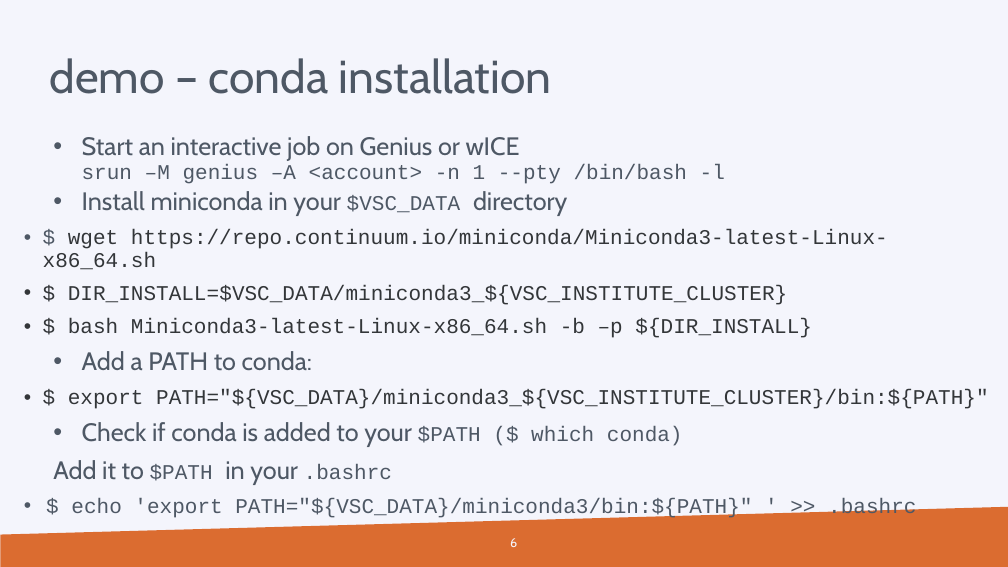
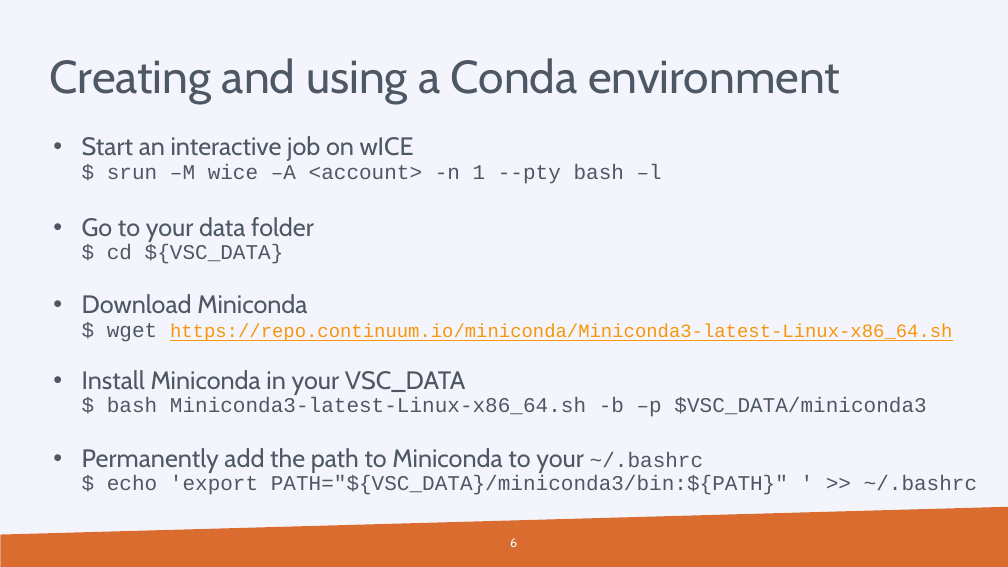
Before and after one commit to hpcleuven/HPC-intro, a slide deck: slide 6 of VSCintro-demo.pptx. Drawn at 1008x567 pixels with LibreOffice and Linux fonts; fonts in the diff are those of the drawing; background and template pictures are left out. Boxes give left, top, right and bottom in pixels: in the first picture for what was removed or moved away, otherwise in the second. Text is boxed around its words. In the diff, an @@ line names an element or a change of style, - is before the commit and + after.

Commit message:
General cleanup + Genius end-of-life
The main modifications include:

- Making it clear that Genius is nearing EOL
- Homogenized the Intro course and Demo session opening slides
- Fix the VSC training Code of Conduct link
- Removed Hopper from UA Tier-2, added Vaughan
- Added the Genius interactive partition for completeness
- Clarified that /tmp avoidance only applies to login nodes
- Updated the OS minor versions (8.10, removing Rocky 9 plans)
- Toolchain version updates (avoiding old ones like 2018a)
- Various Slurm option fixes ("-x11", job joining, bash -l, ...)
- Container info improvements
- Typos, spelling, capitalization
- VSC scratch node is ext4, not Lustre
- Inserted link to ManGO service catalog page
- Added that staging can be accessed on Globus via scratch endpoint
- Removed the need for an SSH key in case of NX and rsync
- Clarified that SSH key pair is only needed for non-KU Leuven clusters
- Remove mentions of SAS
- Removed "scratch/staging not being available in JupyterLab"
- Modified the VSC Acknowledgment slide, syncing to what's in VscDocs
- Various improvements in the compute credit part
- Various improvements in the software installation part
- Fixed the resources of the gpu_a100_debug partition
- Moved the atools slide to a more appropriate place
  and added the link to the recording

```diff
--- a/VSCintro-demo.pptx
+++ b/VSCintro-demo.pptx
@@ title at (50,58,840,104): text changed @@
-demo – conda installation
+Creating and using a Conda environment
@@ text at (82,136,978,495): text changed @@
-    • Start an interactive job on Genius or wICE
-      srun –M genius –A <account> -n 1 --pty /bin/bash -l
-    • Install miniconda in your $VSC_DATA directory
-• $ wget https://repo.continuum.io/miniconda/Miniconda3-latest-Linux-x86_64.sh
-• $ DIR_INSTALL=$VSC_DATA/miniconda3_${VSC_INSTITUTE_CLUSTER}
-• $ bash Miniconda3-latest-Linux-x86_64.sh -b –p ${DIR_INSTALL}
-• Add a PATH to conda:
-• $ export PATH="${VSC_DATA}/miniconda3_${VSC_INSTITUTE_CLUSTER}/bin:${PATH}"
-• Check if conda is added to your $PATH ($ which conda)
-Add it to $PATH in your .bashrc
-• $ echo 'export PATH="${VSC_DATA}/miniconda3/bin:${PATH}" ' >> .bashrc
+    • Start an interactive job on wICE
+      $ srun –M wice –A <account> -n 1 --pty bash –l
+    • Go to your data folder
+      $ cd ${VSC_DATA}
+    • Download Miniconda
+      $ wget https://repo.continuum.io/miniconda/Miniconda3-latest-Linux-x86_64.sh
+    • Install Miniconda in your VSC_DATA
+      $ bash Miniconda3-latest-Linux-x86_64.sh -b –p $VSC_DATA/miniconda3
+    • Permanently add the path to Miniconda to your ~/.bashrc
+      $ echo 'export PATH="${VSC_DATA}/miniconda3/bin:${PATH}" ' >> ~/.bashrc
```
Also in this commit, not shown: 8 other slides changed, 2 other files.
